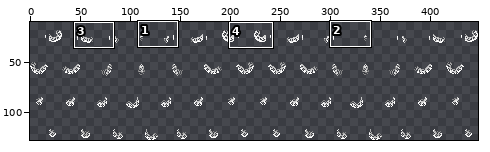
Two versions of one sprite sheet, Resources/Textures/_EE/Mobs/Customization/Tajaran/leotail.rsi/leotailanim_primary.png. The first picture is a wide view before the edit; the outline marks the close-up.
Close-up. First the earlier version:
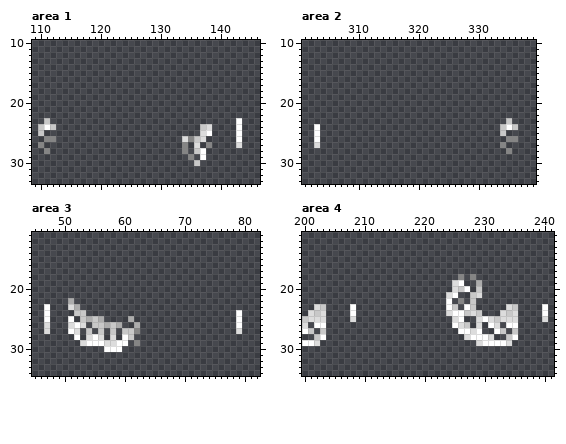
The file is 448x128 pixels. Shown: area 1: x 109..146, y 10..33; area 2: x 301..339, y 10..33; area 3: x 45..82, y 11..34; area 4: x 200..241, y 11..34. The wide view leaves out empty margins. The commit also changed other parts of the picture, which this record leaves out.
After:
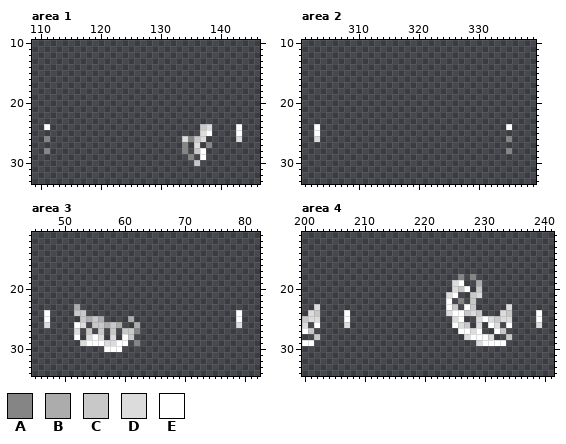
Palette (. is transparent): A #858585  B #acacac  C #c8c8c8  D #dcdcdc  E #ffffff
Change:
Area 1:
y 23: x 111 C -> .; x 143 E -> .
y 24: x 110 C -> .; x 112 C -> .
y 25: x 110 C -> .
y 26: x 112 A -> .; x 143 E -> D
y 27: x 110 A -> .; x 143 D -> .
Area 2:
y 23: x 335 C -> .
y 24: x 334 C -> .; x 336 C -> .
y 25: x 334 C -> .
y 26: x 303 E -> D; x 336 A -> .
y 27: x 303 D -> .; x 334 A -> .
Area 3:
y 22: x 51 B -> .
y 23: x 47 E -> .; x 51 D -> .
y 25: x 51 E -> .
y 26: x 51 D -> .; x 79 E -> D
y 27: x 47 D -> .; x 51 E -> .; x 79 D -> .
Area 4:
y 23: x 203 C -> .; x 208 E -> .; x 235 C -> .; x 240 E -> .
y 24: x 203 D -> .; x 207..208 .E -> E.; x 235 D -> .; x 239..240 .E -> E.
y 25: x 203 D -> .; x 207..208 .D -> E.; x 235 D -> .; x 239..240 .D -> E.
y 26: x 203 E -> .; x 207 . -> D; x 235 E -> .; x 239 . -> D
y 27: x 203 C -> .; x 235 C -> .
y 28: x 203 E -> .; x 235 E -> .
y 29: x 202 D -> .; x 234 D -> .
